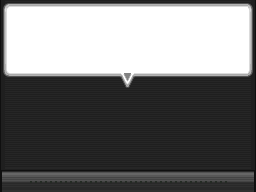
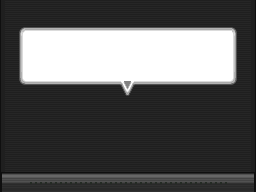
Layered file, before and after one edit (256×192). Changes by layer:
added layer "smaller bubble" above "bubble.bmp" over [left=19, top=27, right=237, bottom=96]
hid "bubble.bmp" over [left=3, top=3, right=253, bottom=88]
added layer "scroll bar lowered" above "bottom.png" over [left=1, top=168, right=255, bottom=191]
removed layer "Background" over [left=1, top=3, right=255, bottom=191]
